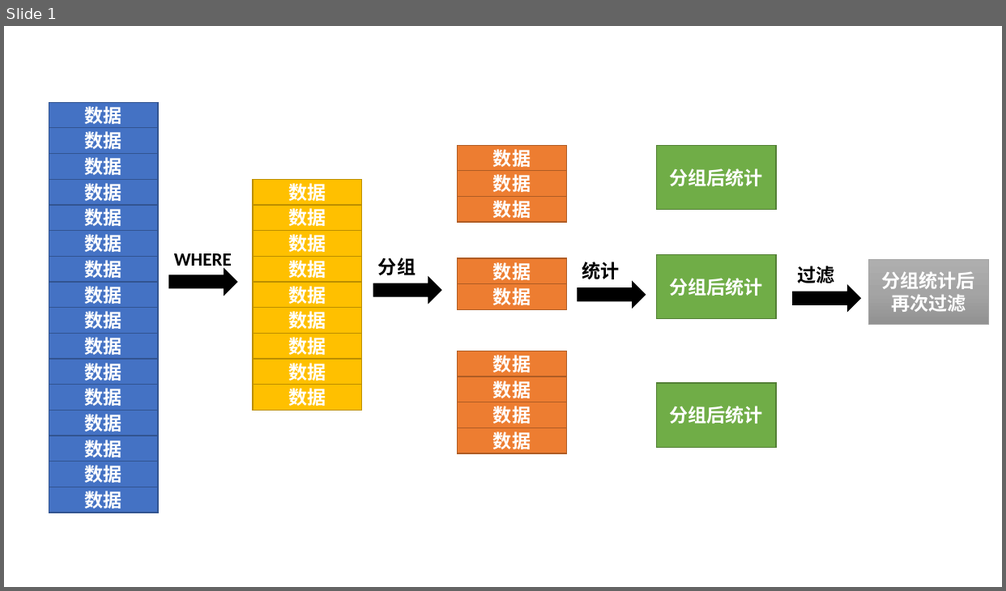
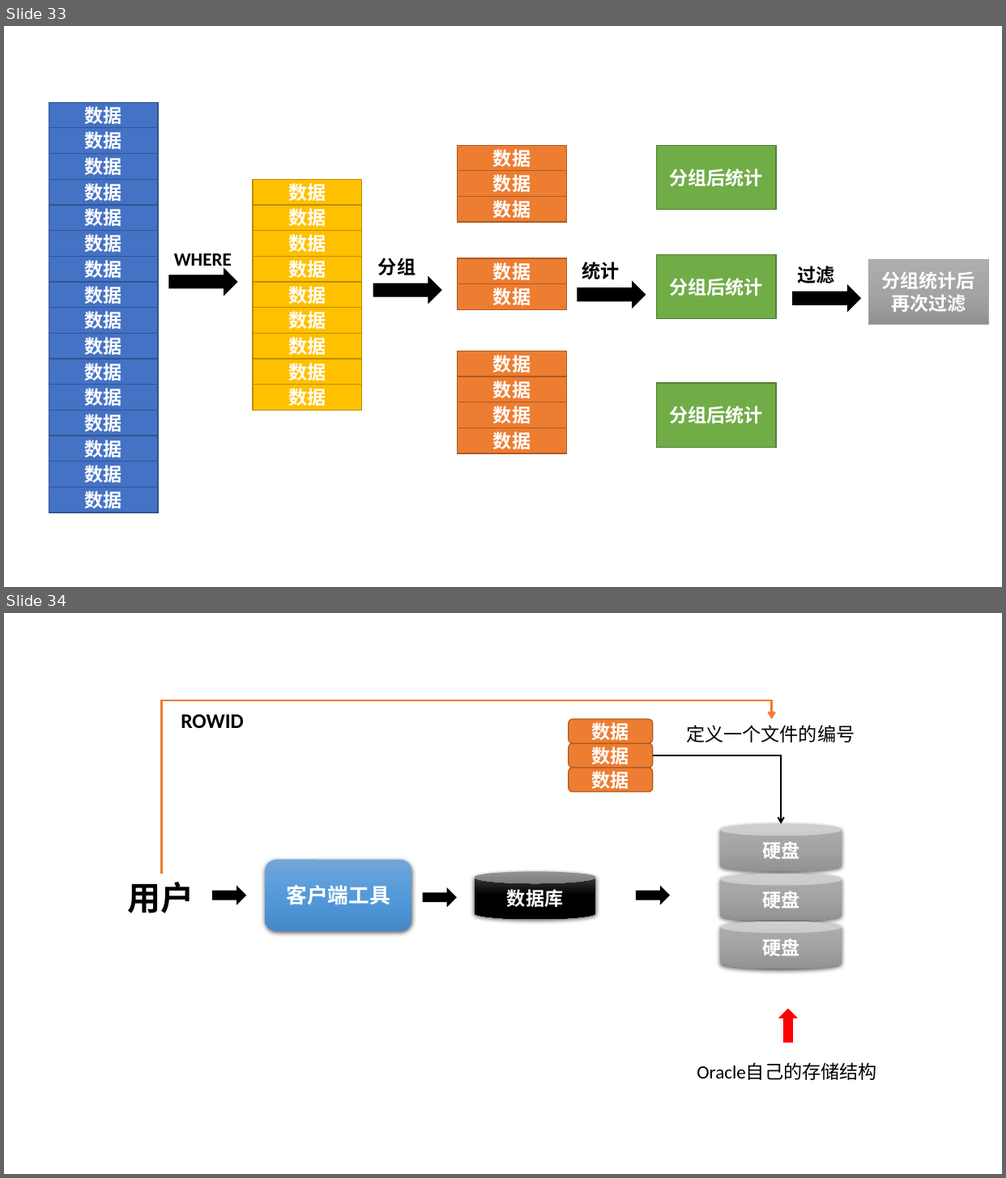
Before and after one commit to shepherd-xie/be-a-javaer, a slide deck: assets/Pictures.pptx. Shown one above the other, each under a label of ours: slide 1 before the commit, slides 33 and 34 after it. The pictures are 1006x591 and 1006x1178 pixels, drawn with LibreOffice and Linux fonts; fonts in the diff are those of the drawing. Boxes give left, top, right and bottom in pixels: in the first picture for what was removed or moved away, otherwise in the second. Text is boxed around its words. In the diff, an @@ line names an element or a change of style, - is before the commit and + after.

```diff
--- a/assets/Pictures.pptx
+++ b/assets/Pictures.pptx
@@ slide 34 added at bbox=[4, 613, 1002, 1174], background #FFFFFF @@
@@ elbow arrow added from (161, 874) to (772, 719), #ED7D31 2.25 pt @@
@@ text added at bbox=[181, 714, 244, 728], 20 pt, text #000000, bold @@
+ROWID
@@ rounded rectangle added at bbox=[569, 719, 652, 743], fill #ED7D31, outline #AF5C24 1 pt, 18 pt, text #FFFFFF, bold @@
+数据
@@ text added at bbox=[686, 725, 854, 743], 18 pt, text #000000 @@
+定义一个文件的编号
@@ rounded rectangle added at bbox=[569, 743, 652, 767], fill #ED7D31, outline #AF5C24 1 pt, 18 pt, text #FFFFFF, bold @@
+数据
@@ elbow arrow added from (653, 756) to (781, 824), #000000 1.5 pt @@
@@ rounded rectangle added at bbox=[569, 768, 652, 792], fill #ED7D31, outline #AF5C24 1 pt, 18 pt, text #FFFFFF, bold @@
+数据
@@ cylinder added at bbox=[720, 824, 842, 872], fill gradient #AFAFAF to #A5A5A5 to #939393, 18 pt, text #FFFFFF, bold @@
+硬盘
@@ rounded rectangle added at bbox=[266, 860, 412, 932], fill gradient #71A6DB to #559BDB to #448ACA, 20 pt, text #FFFFFF, bold @@
+客户端工具
@@ cylinder added at bbox=[475, 872, 596, 920], fill gradient #4B4B4B to #000000, 18 pt, text #FFFFFF, bold @@
+数据库
@@ cylinder added at bbox=[720, 874, 842, 922], fill gradient #AFAFAF to #A5A5A5 to #939393, 18 pt, text #FFFFFF, bold @@
+硬盘
@@ text added at bbox=[127, 882, 194, 914], 32 pt, text #000000, bold @@
+用户
@@ right arrow added at bbox=[213, 887, 246, 905], fill #000000, outline #000000 1 pt @@
@@ right arrow added at bbox=[424, 889, 456, 906], fill #000000, outline #000000 1 pt @@
@@ right arrow added at bbox=[637, 887, 670, 905], fill #000000, outline #000000 1 pt @@
@@ cylinder added at bbox=[720, 922, 842, 969], fill gradient #AFAFAF to #A5A5A5 to #939393, 18 pt, text #FFFFFF, bold @@
+硬盘
@@ right arrow added at bbox=[780, 1009, 797, 1042], fill #FF0000, outline #FF0000 1 pt @@
@@ text added at bbox=[697, 1063, 876, 1080], 18 pt, text #000000 @@
+Oracle自己的存储结构
@@ what was slide 1 is now slide 33 @@
```
Also in this commit, not shown: 1 other slide added, 5 other files.
